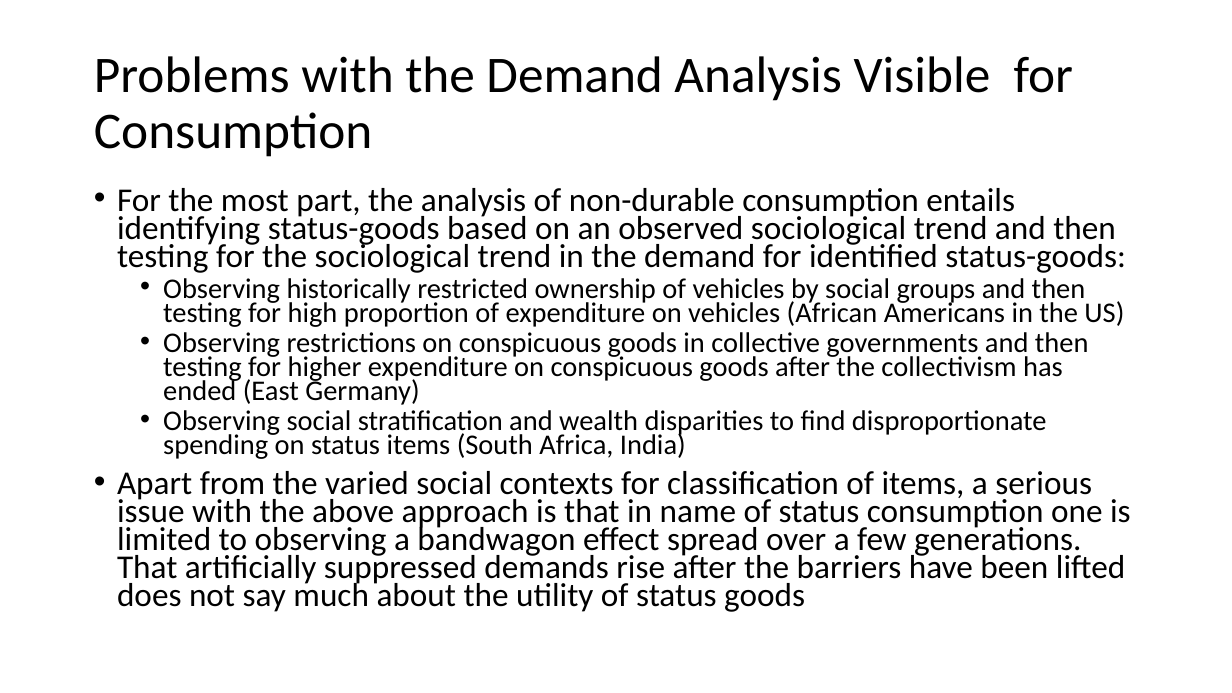
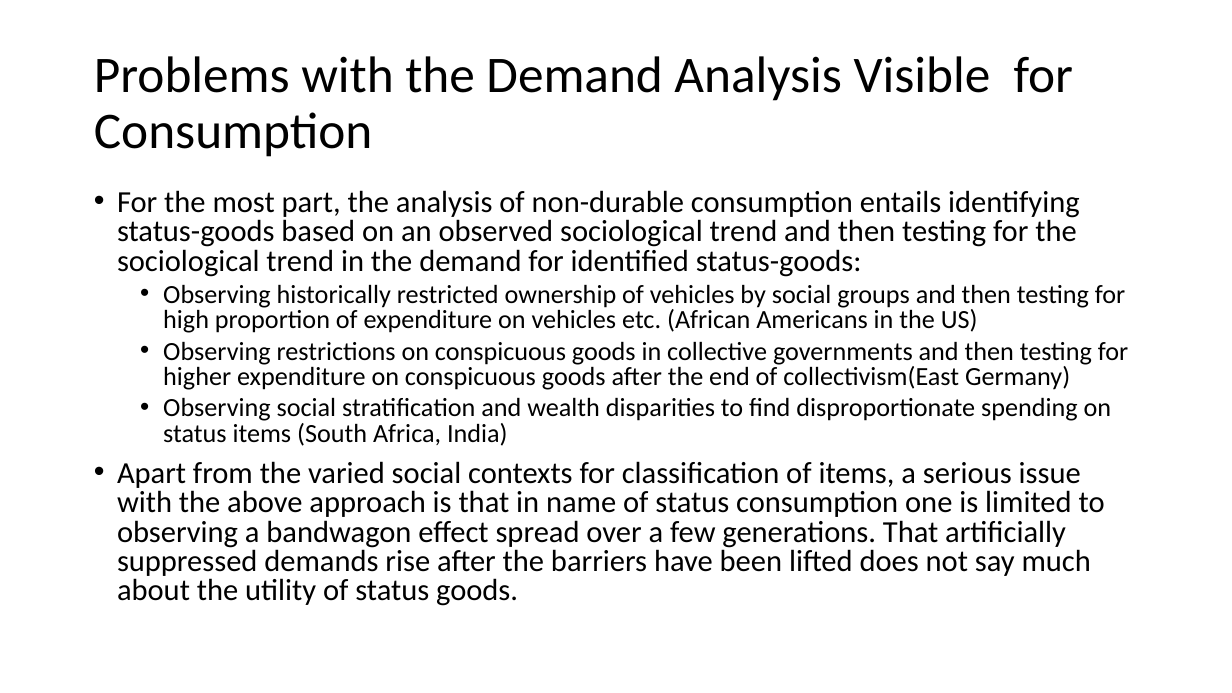
Before and after one commit to anuragr81/research, a slide deck: slide 3 of consumption/presentation_chapter3_1.pptx. Drawn at 1232x693 pixels with LibreOffice and Linux fonts; fonts in the diff are those of the drawing. Boxes give left, top, right and bottom in pixels: in the first picture for what was removed or moved away, otherwise in the second. Text is boxed around its words. In the diff, an @@ line names an element or a change of style, - is before the commit and + after.

```diff
--- a/consumption/presentation_chapter3_1.pptx
+++ b/consumption/presentation_chapter3_1.pptx
@@ text at [117, 190, 1112, 446]: size 25.9 to 23.8 pt in "For the most part, the analysis of ..."; size 22.2 to 20.4 pt in "Observing social stratification and wealth disparities to ..."; line spacing 0.7 to 0.8 @@
@@ text at [163, 284, 1128, 390]: text changed; size 22.2 to 20.4 pt @@
-  • Observing historically restricted ownership of vehicles by social groups and then testing for high proportion of expenditure on vehicles (African Americans in the US)
-  • Observing restrictions on conspicuous goods in collective governments and then testing for higher expenditure on conspicuous goods after the collectivism has ended (East Germany)
+  • Observing historically restricted ownership of vehicles by social groups and then testing for high proportion of expenditure on vehicles etc. (African Americans in the US)
+  • Observing restrictions on conspicuous goods in collective governments and then testing for higher expenditure on conspicuous goods after the end of collectivism(East Germany)
@@ text at [117, 461, 1105, 606]: text changed; size 25.9 to 23.8 pt @@
-• Apart from the varied social contexts for classification of items, a serious issue with the above approach is that in name of status consumption one is limited to observing a bandwagon effect spread over a few generations. That artificially suppressed demands rise after the barriers have been lifted does not say much about the utility of status goods
+• Apart from the varied social contexts for classification of items, a serious issue with the above approach is that in name of status consumption one is limited to observing a bandwagon effect spread over a few generations. That artificially suppressed demands rise after the barriers have been lifted does not say much about the utility of status goods.
```
Also in this commit, not shown: 5 other slides changed, 7 other files.
